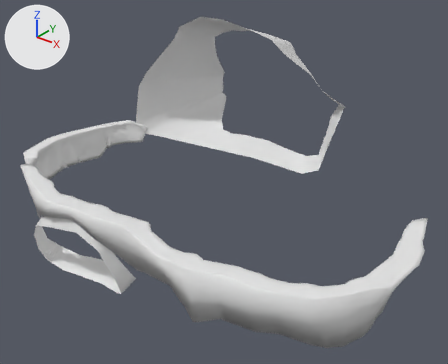
What one commit did to the Blender file Assets/models/cave/room02/room02f.blend.
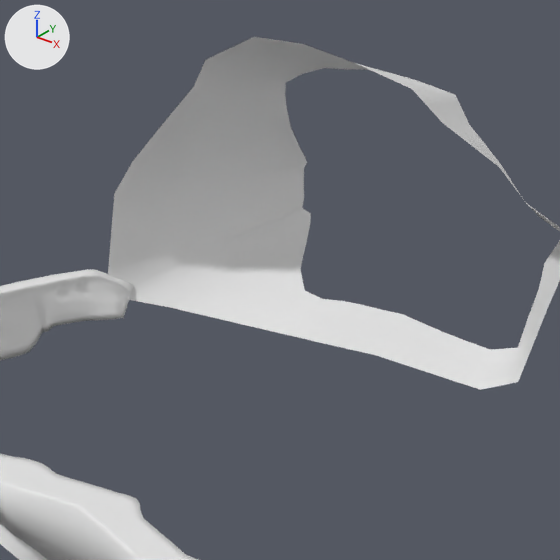
There are two pictures of each version: one whole from a 50 mm lens placed at (-139.0, -175.9, 17.8), pointed at (-189.1, -113.4, -21.0), one close up on the part from 20% to 75% of the width and 0% to 69% of the height. The lights are fixed; the arrows at upper left show +X, +Y and +Z.

In view in the first close-up: '02a.004_ledge.000', '02a.004_ledge.001', '02a.005_room02g_coupling', '02a.006_room02h_coupling'.
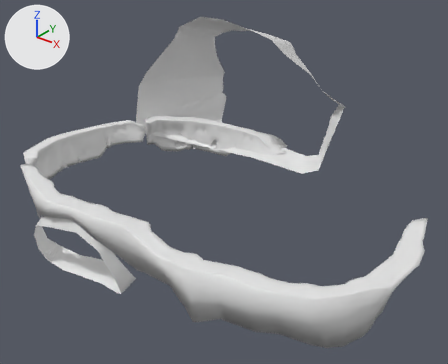
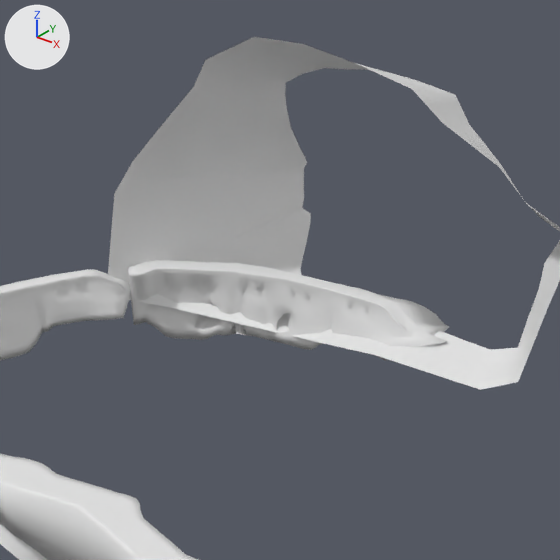
Where the change shows, as pixel boxes (x1, y1, x2, y2) in the close-ups (560 x 560 px):
```json
{"object": "02a.004_ledge.002", "change": "added", "after": [128, 260, 449, 360]}
```

The change, as JSON lines over the scene's bpy script:
```json
{"op": "add", "block": "me_cube_000", "code": ["me_cube_000 = bpy.data.meshes.new('Cube.000')", "me_cube_000.from_pydata(...)  # 790 vertices, 788 faces; spans x 15.9..28.0, y 232.3..258.0, z -26.5..-20.3", "me_cube_000.polygons.foreach_set('use_smooth', [True] * 788)"]}
{"op": "add", "block": "ob_02a_004_ledge_002", "code": ["ob_02a_004_ledge_002 = bpy.data.objects.new('02a.004_ledge.002', me_cube_000)", "ob_02a_004_ledge_002.parent = ob_02a_004", "ob_02a_004_ledge_002.location = (18.53, 8.503, 0.0)", "ob_02a_004_ledge_002.rotation_euler = (0.0, 0.0, 2.108)  # degrees (0, 0, 121)"]}
```
